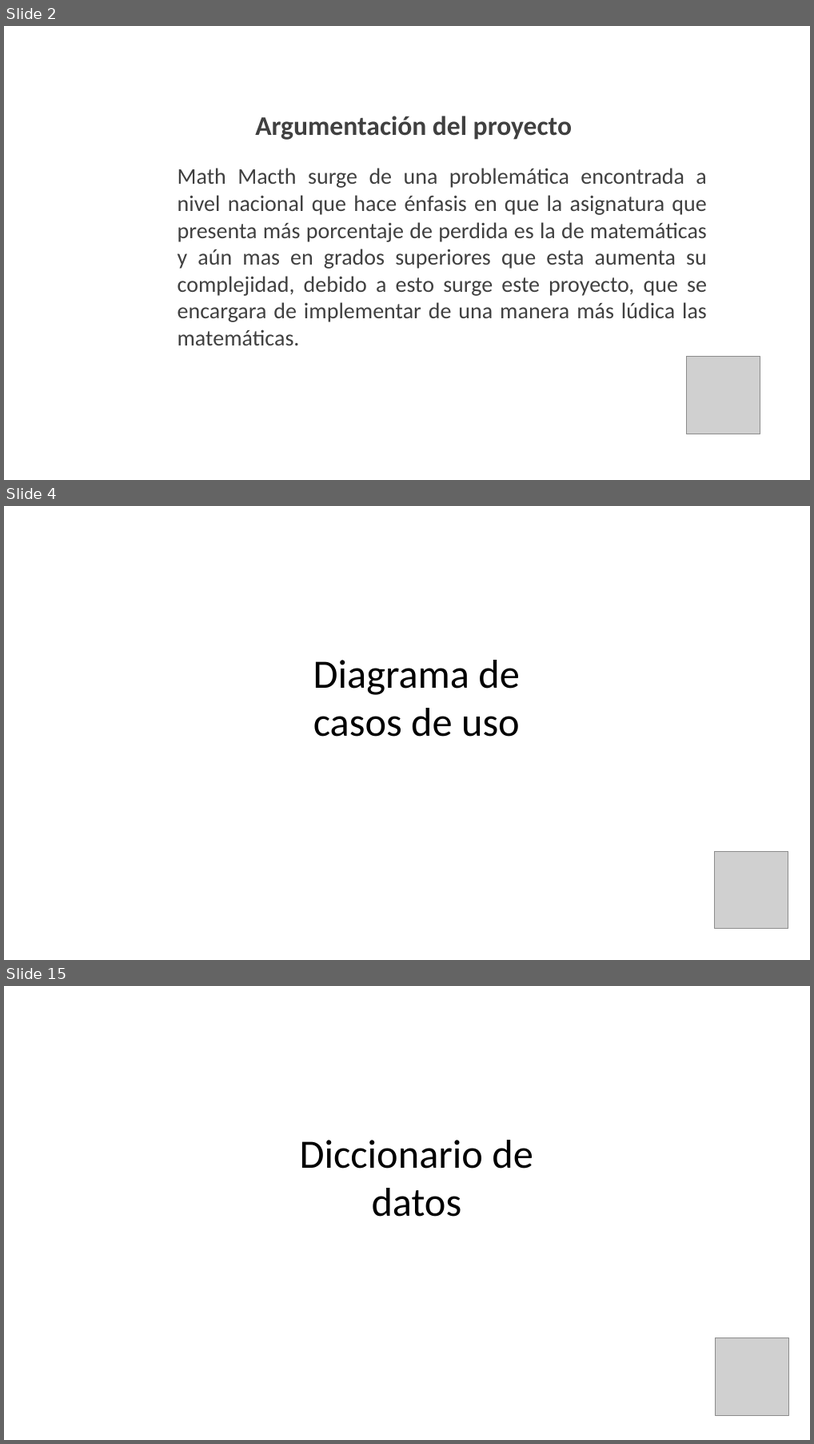
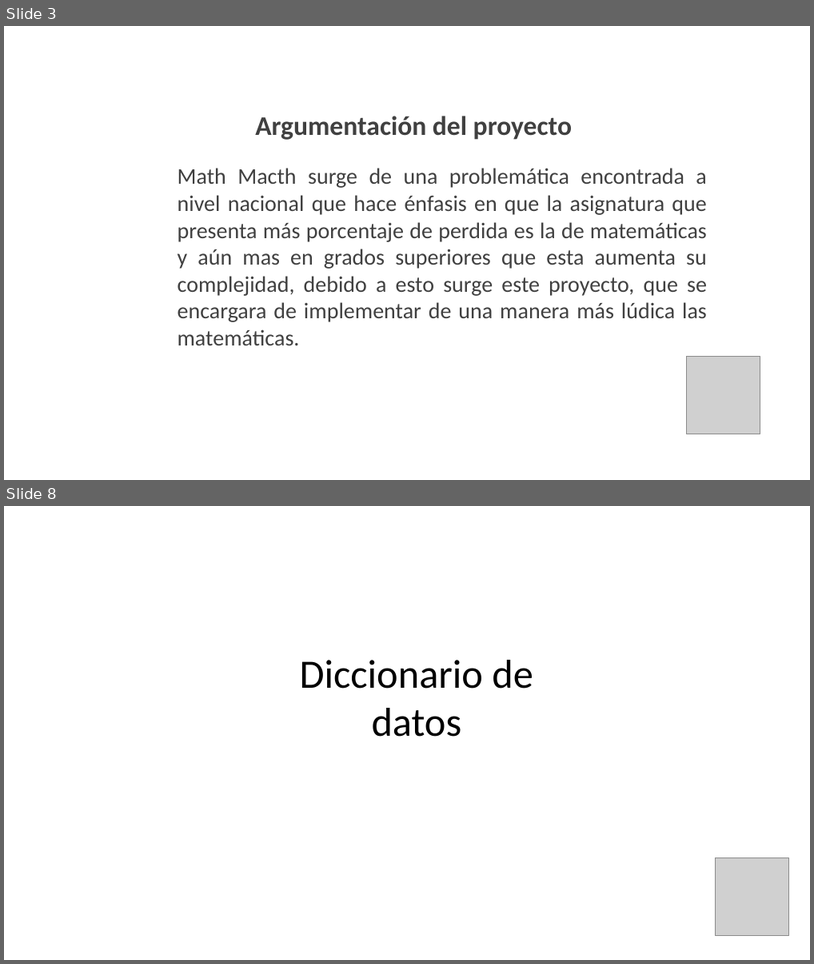
Before and after one commit to Santiago2611/Math-Match, a slide deck: Presentación/Math Match.pptx. Shown one above the other, each under a label of ours: slides 2, 4 and 15 before the commit, slides 3 and 8 after it; the slides between them are not shown. The pictures are 814x1444 and 814x964 pixels, drawn with LibreOffice and Linux fonts; fonts in the diff are those of the drawing; grey boxes stand for pictures; background and template pictures are left out. Boxes give left, top, right and bottom in pixels: in the first picture for what was removed or moved away, otherwise in the second. Text is boxed around its words. In the diff, an @@ line names an element or a change of style, - is before the commit and + after.

```diff
--- a/Presentación/Math Match.pptx
+++ b/Presentación/Math Match.pptx
@@ slide 4 removed at [4, 506, 810, 960], background picture (left out) @@
@@ text removed at [314, 660, 520, 736] @@
-Diagrama de casos de uso
@@ picture removed at [715, 851, 789, 928] @@
@@ what was slide 2 is now slide 3 @@
@@ what was slide 15 is now slide 8 @@
```
Also in this commit, not shown: 1 slide changed, 10 other slides removed, 9 other files.
